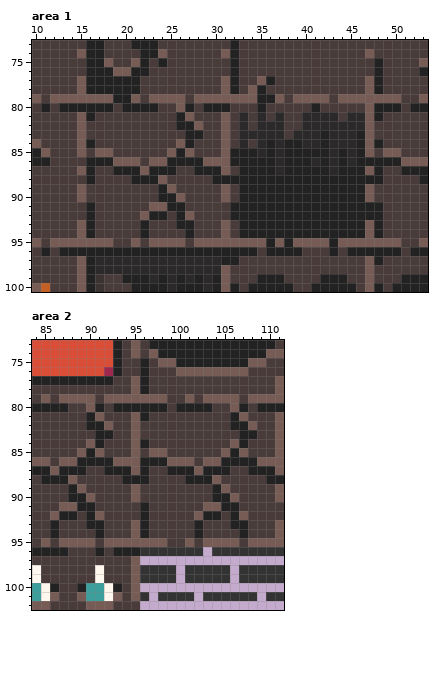
One commit to this pixel-art file: Project/Assets/tile_sprites.aseprite. The first picture shows the starting point.
112x160 pixels, 1 frame. Colours within 5 levels of each other are drawn and written as one. Shown: area 1: x 10..53, y 73..100; area 2: x 84..111, y 73..102.
Now the later version:
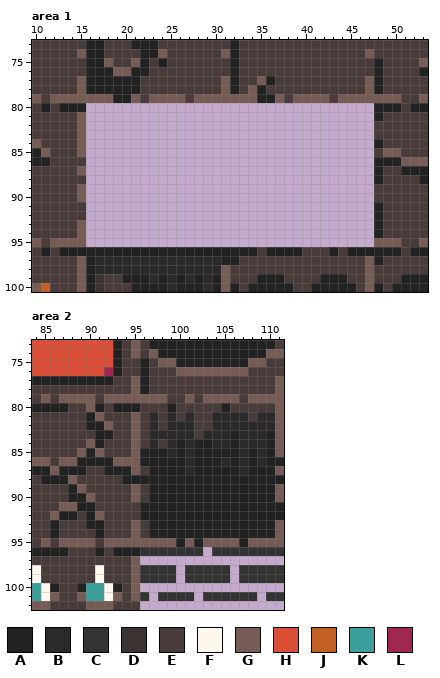
Palette (. is transparent): A #222222  B #2b2929  C #333333  D #3b3332  E #483b3a  F #fdf7ed  G #775c55  H #da4e38  J #c56025  K #3c9f9c  L #9f294e
The edit:
Changed rows in their new state; - is an unchanged pixel.
Area 1:
first column x 16:
 80 ................................
 81 ................................
 82 ................................
 83 ................................
 84 ................................
 85 ................................
 86 ................................
 87 ................................
 88 ................................
 89 ................................
 90 ................................
 91 ................................
 92 ................................
 93 ................................
 94 ................................
 95 ................................
Area 2:
first column x 96:
 80 EEEAEEEE-AEE-EEG
 81 EB-B-B--BBBB-BB-
 82 -B-BBB--BBBBBBB-
 83 -BBBBB-BBBABBBA-
 84 EB-BABAABBABBBA-
 85 AAABABAAAA-BABA-
 86 ---AABAAAB-B-BAA
 87 EAA--BA---AB----
 88 -AAAA---AAAAAA--
 89 -AAAAAAA-AAAAAA-
 90 -AAAAAAA--AAAAA-
 91 -AAAAAAAA--AAAAA
 92 -AAAAAA--A-AAAAA
 93 EAAAAA-AAA--AAA-
 94 EAAAAA-AAAA-AAA-
 95 ---GA-A----A----
Pixel boxes of the changes (left, top, right, bottom) in both pictures:
erased: (86, 103, 374, 247)
changed: (140, 403, 284, 547)
